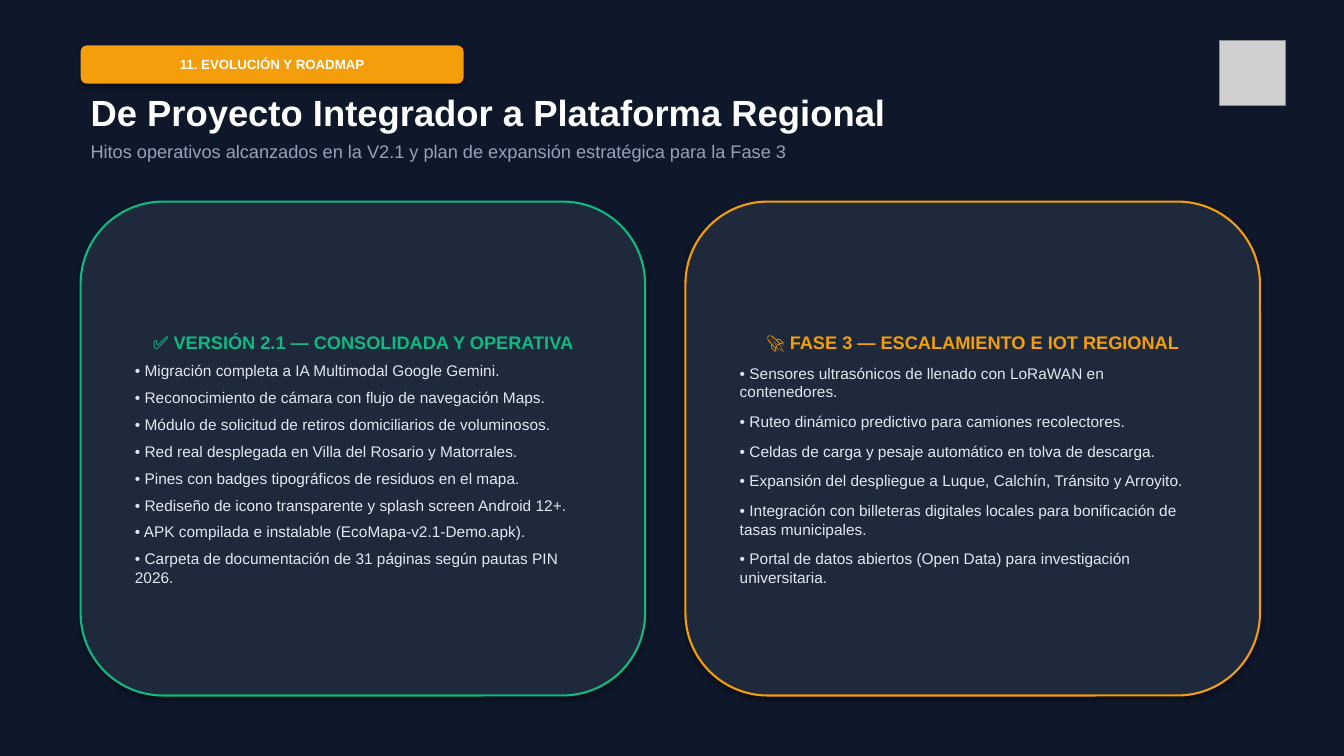
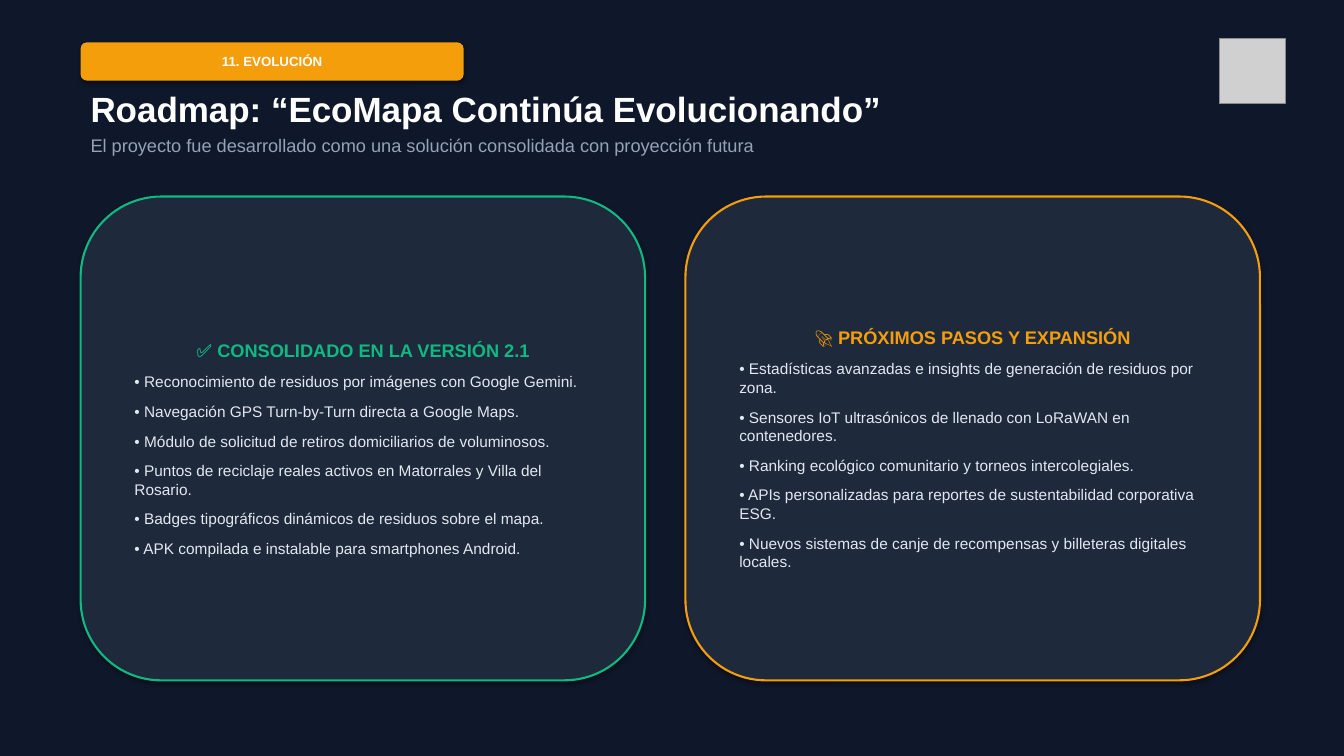
Before and after one commit to RomeroGerardo/EcoMapaLandinPage, a slide deck: slide 12 of Presentación - EcoMapa.pptx. Drawn at 1344x756 pixels with LibreOffice and Linux fonts; fonts in the diff are those of the drawing; grey boxes stand for pictures. Boxes give left, top, right and bottom in pixels: in the first picture for what was removed or moved away, otherwise in the second. Text is boxed around its words. In the diff, an @@ line names an element or a change of style, - is before the commit and + after.

```diff
--- a/Presentación - EcoMapa.pptx
+++ b/Presentación - EcoMapa.pptx
@@ text in rounded rectangle at (222, 56, 322, 66): text changed @@
-11. EVOLUCIÓN Y ROADMAP
+11. EVOLUCIÓN
@@ text at (91, 96, 881, 156): text changed @@
-De Proyecto Integrador a Plataforma Regional
-Hitos operativos alcanzados en la V2.1 y plan de expansión estratégica para la Fase 3
+Roadmap: “EcoMapa Continúa Evolucionando”
+El proyecto fue desarrollado como una solución consolidada con proyección futura
@@ rounded rectangle "✅ CONSOLIDADO EN LA VERSIÓN ...": place and size @@
-rounded rectangle "✅ CONSOLIDADO EN LA VERSIÓN ..." at (81, 202, 645, 696)
+rounded rectangle "✅ CONSOLIDADO EN LA VERSIÓN ..." at (81, 197, 645, 681)
@@ rounded rectangle "🚀 PRÓXIMOS PASOS Y EXPANSIÓN": place and size @@
-rounded rectangle "🚀 PRÓXIMOS PASOS Y EXPANSIÓN" at (686, 202, 1260, 696)
+rounded rectangle "🚀 PRÓXIMOS PASOS Y EXPANSIÓN" at (686, 197, 1260, 681)
@@ text in rounded rectangle at (144, 343, 577, 420): text changed @@
-✅ VERSIÓN 2.1 — CONSOLIDADA Y OPERATIVA
-• Migración completa a IA Multimodal Google Gemini.
-• Reconocimiento de cámara con flujo de navegación Maps.
+✅ CONSOLIDADO EN LA VERSIÓN 2.1
+• Reconocimiento de residuos por imágenes con Google Gemini.
+• Navegación GPS Turn-by-Turn directa a Google Maps.
@@ text in rounded rectangle at (739, 330, 1194, 567): text changed @@
-🚀 FASE 3 — ESCALAMIENTO E IOT REGIONAL
-• Sensores ultrasónicos de llenado con LoRaWAN en contenedores.
-• Ruteo dinámico predictivo para camiones recolectores.
-• Celdas de carga y pesaje automático en tolva de descarga.
-• Expansión del despliegue a Luque, Calchín, Tránsito y Arroyito.
-• Integración con billeteras digitales locales para bonificación de tasas municipales.
-• Portal de datos abiertos (Open Data) para investigación universitaria.
+🚀 PRÓXIMOS PASOS Y EXPANSIÓN
+• Estadísticas avanzadas e insights de generación de residuos por zona.
+• Sensores IoT ultrasónicos de llenado con LoRaWAN en contenedores.
+• Ranking ecológico comunitario y torneos intercolegiales.
+• APIs personalizadas para reportes de sustentabilidad corporativa ESG.
+• Nuevos sistemas de canje de recompensas y billeteras digitales locales.
@@ text in rounded rectangle at (144, 435, 550, 447): more space between paragraphs @@
@@ text in rounded rectangle at (134, 465, 544, 557): text changed @@
-• Red real desplegada en Villa del Rosario y Matorrales.
-• Pines con badges tipográficos de residuos en el mapa.
-• Rediseño de icono transparente y splash screen Android 12+.
-• APK compilada e instalable (EcoMapa-v2.1-Demo.apk).
-• Carpeta de documentación de 31 páginas según pautas PIN 2026.
+• Puntos de reciclaje reales activos en Matorrales y Villa del Rosario.
+• Badges tipográficos dinámicos de residuos sobre el mapa.
+• APK compilada e instalable para smartphones Android.
```
Also in this commit, not shown: 6 other slides changed, 6 slides added, 6 slides removed, 1 other file.
